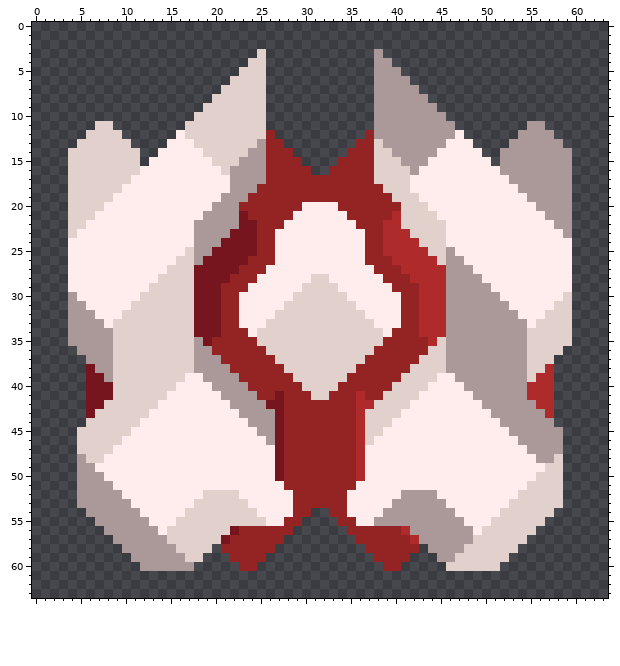
Edited in one commit: pixel-art sprite (sprites/blocks/turrets/2x2/Nail-preview.png). Above, as it was before the edit.
The file is 64x64 pixels.
And afterwards:
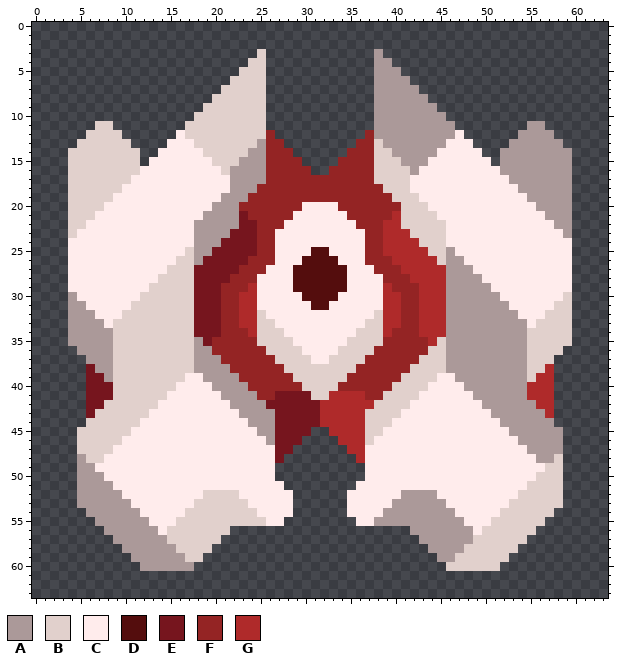
Palette (. is transparent): A #ab9999  B #e1d0cc  C #ffecec  D #540d0d  E #76151e  F #942424  G #af2a2a
Edits made:
@@ x 21..42 @@
 24 EEEEFFCCCCCCCCCCFFGGGG
-25 EEEEFFCCCCCCCCCCFFGGGG
-26 EEEFFFCCCCCCCCCCFFFGGG
-27 EEFFFCCCCCCCCCCCCFFFGG
-28 EFFFCCCCCCBBCCCCCCFFFG
-29 FFFCCCCCCBBBBCCCCCCFFF
-30 FFCCCCCCBBBBBBCCCCCCFF
-31 FFCCCCCBBBBBBBBCCCCCFF
-32 FFCCCCBBBBBBBBBBCCCCFF
-33 FFCCCBBBBBBBBBBBBCCCFF
-34 FFFCBBBBBBBBBBBBBBCFFF
-35 FFFFBBBBBBBBBBBBBBFFFF
-36 FFFFFBBBBBBBBBBBBFFFFF
-37 FFFFFFBBBBBBBBBBFFFFFF
+25 EEEEFFCCCCDDCCCCFFGGGG
+26 EEEFFFCCCDDDDCCCFFFGGG
+27 EEFFFCCCDDDDDDCCCFFFGG
+28 EFFFCCCCDDDDDDCCCCFFFG
+29 FFFGCCCCDDDDDDCCCCGFFF
+30 FFGGCCCCCDDDDCCCCCGGFF
+31 FFGGCCCCCCDDCCCCCCGGFF
+32 FFGGBCCCCCCCCCCCCBGGFF
+33 FFGGBBCCCCCCCCCCBBGGFF
+34 FFFGBBBCCCCCCCCBBBGFFF
+35 FFFFBBBBCCCCCCBBBBFFFF
+36 FFFFFBBBBCCCCBBBBFFFFF
+37 FFFFFFBBBBCCBBBBFFFFFF
 38 AFFFFFFBBBBBBBBFFFFFFB
@@ x 19..44 @@
 40 CAAAAFFFFFFBBBBFFFFFFBBBBC
-41 CCAAAAFFEFFFBBFFFGFFBBBBCC
-42 CCCAAAAEEFFFFFFFFGGBBBBCCC
-43 CCCCAAAAEFFFFFFFFGBBBBCCCC
-44 CCCCCAAAEFFFFFFFFGBBBCCCCC
-45 CCCCCCAAEFFFFFFFFGBBCCCCCC
-46 CCCCCCCAEFFFFFFFFGBCCCCCCC
-47 CCCCCCCCEFFFFFFFFGCCCCCCCC
-48 CCCCCCCCEFFFFFFFFGCCCCCCCC
-49 CCCCCCCCEFFFFFFFFGCCCCCCCC
-50 CCCCCCCCEFFFFFFFFGCCCCCCCC
-51 CCCCCCCCCFFFFFFFFCCCCCCCCC
-52 BBBBCCCCCCFFFFFFCCCCCCAAAA
-53 BBBBBCCCCCFFFFFFCCCCCAAAAA
-54 BBBBBBCCCCFF..FFCCCCAAAAAA
-55 BBBBBBBCCFF....FFCCAAAAAAA
-56 BBBEFFFFFF......FFFFFFGAAA
-57 BBEFFFFFF........FFFFFFGAA
-58 B.FFFFFF..........FFFFFF.A
-59 ...FFFF............FFFF...
-60 ....FF..............FF....
+41 CCAAAAFFEEEEBBGGGGFFBBBBCC
+42 CCCAAAAEEEEEEGGGGGGBBBBCCC
+43 CCCCAAAAEEEEEGGGGGBBBBCCCC
+44 CCCCCAAAEEEEEGGGGGBBBCCCCC
+45 CCCCCCAAEEEE..GGGGBBCCCCCC
+46 CCCCCCCAEEE....GGGBCCCCCCC
+47 CCCCCCCCEE......GGCCCCCCCC
+48 CCCCCCCCE........GCCCCCCCC
+49 CCCCCCCC..........CCCCCCCC
+50 CCCCCCCC..........CCCCCCCC
+51 CCCCCCCCC........CCCCCCCCC
+52 BBBBCCCCCC......CCCCCCAAAA
+53 BBBBBCCCCC......CCCCCAAAAA
+54 BBBBBBCCCC......CCCCAAAAAA
+55 BBBBBBBCC........CCAAAAAAA
+56 BBB....................AAA
+57 BB......................AA
+58 B........................A
+59 ..........................
+60 ..........................
 61 ..........................
